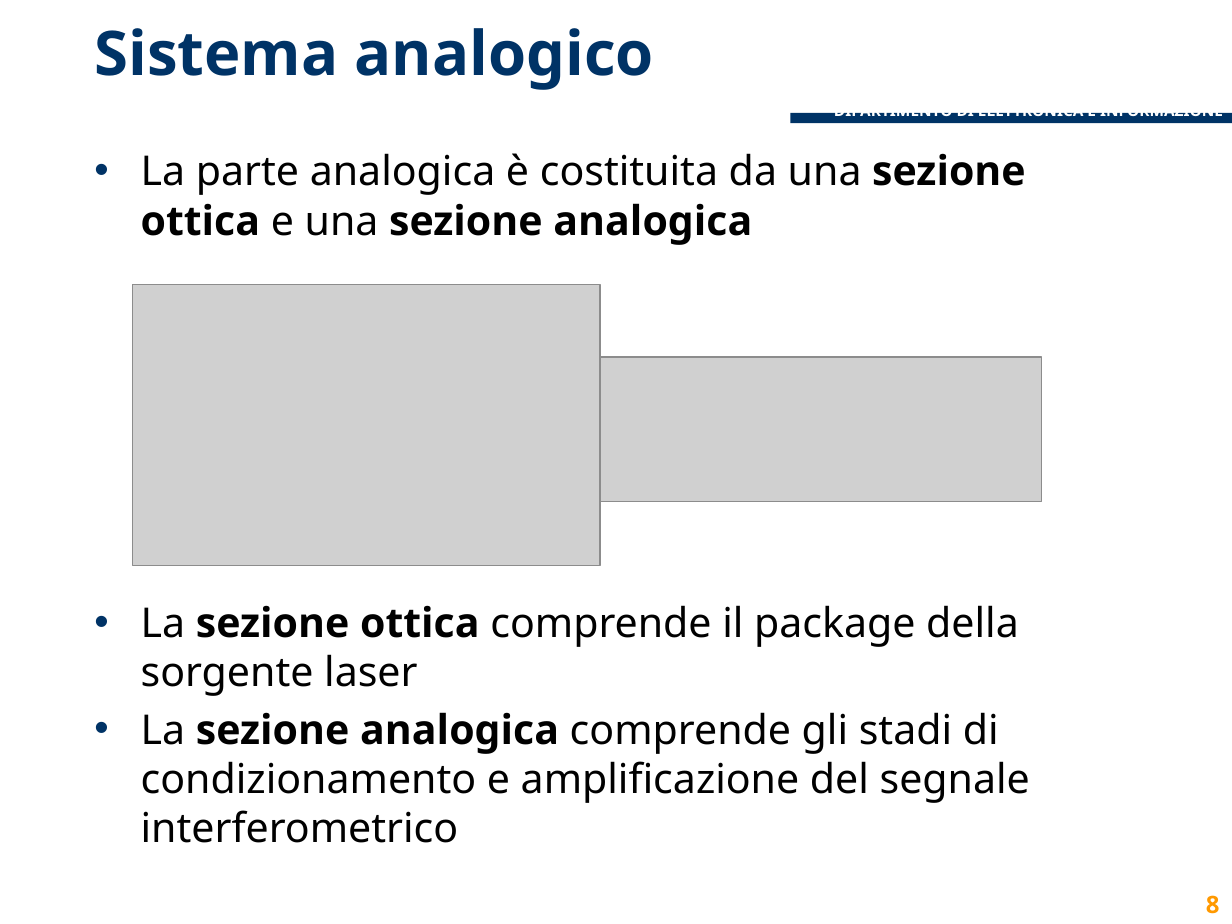
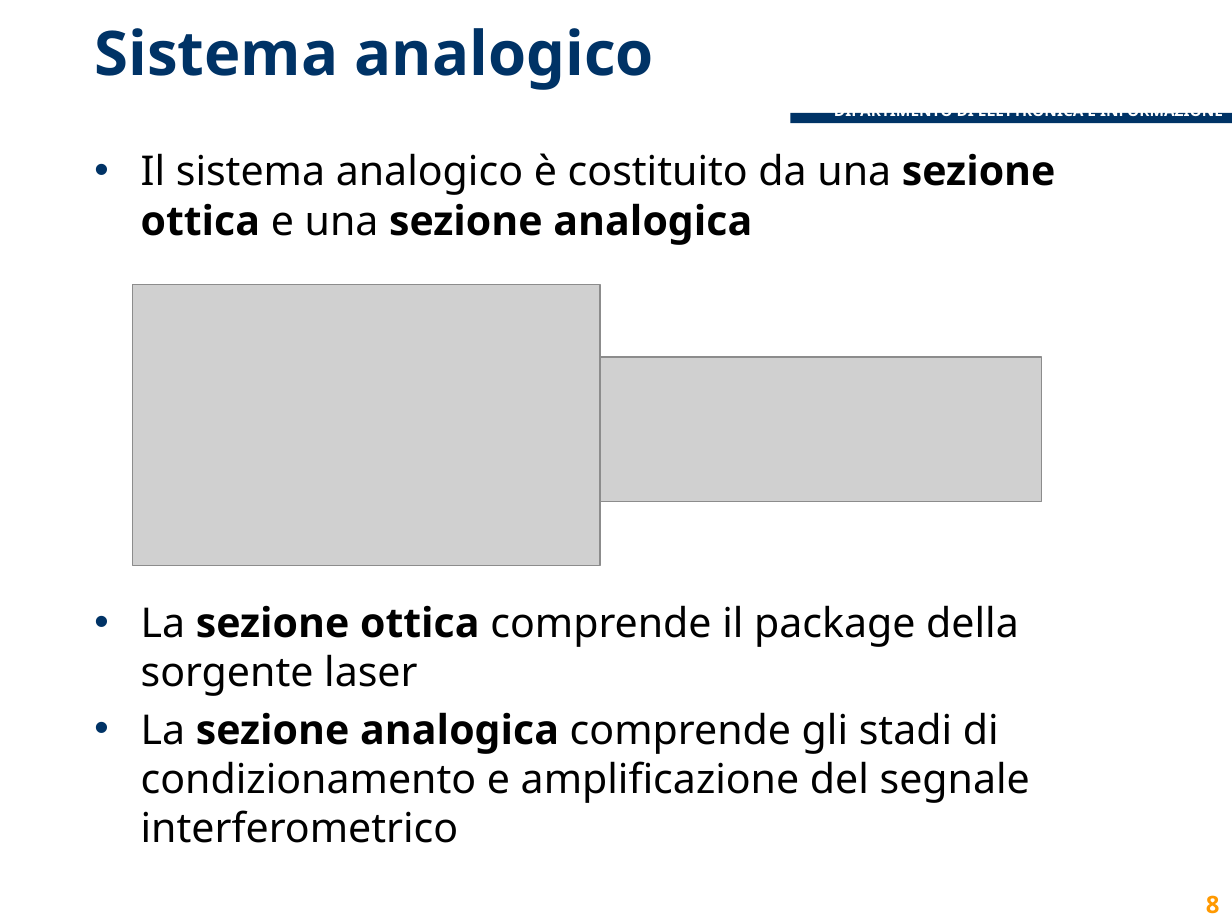
Before and after one commit to lcavagnispolimi/thesis_latex, a slide deck: slide 8 of presentazione_discussione.pptx. Drawn at 1232x924 pixels with LibreOffice and Linux fonts; fonts in the diff are those of the drawing; grey boxes stand for pictures; background and template pictures are left out. Boxes give left, top, right and bottom in pixels: in the first picture for what was removed or moved away, otherwise in the second. Text is boxed around its words. In the diff, an @@ line names an element or a change of style, - is before the commit and + after.

```diff
--- a/presentazione_discussione.pptx
+++ b/presentazione_discussione.pptx
@@ text at (141, 153, 1056, 245): text changed @@
-• La parte analogica è costituita da una sezione ottica e una sezione analogica
+• Il sistema analogico è costituito da una sezione ottica e una sezione analogica
```
Also in this commit, not shown: 19 other slides changed.
